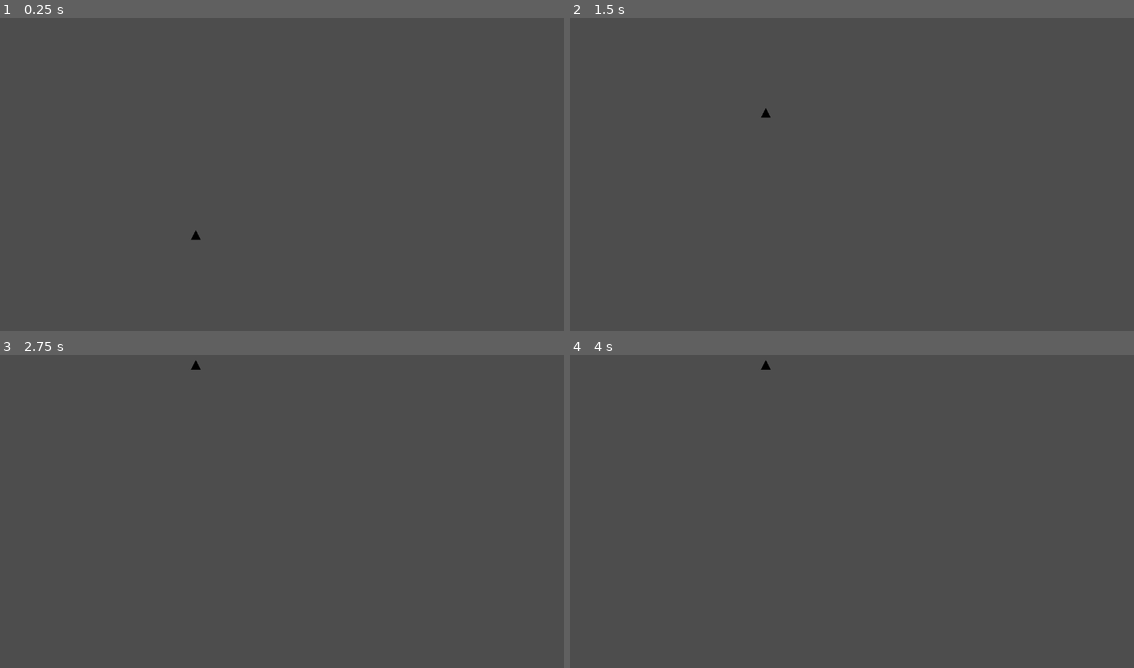
Above: before the commit, frames 1-4 (two rows, left to right).
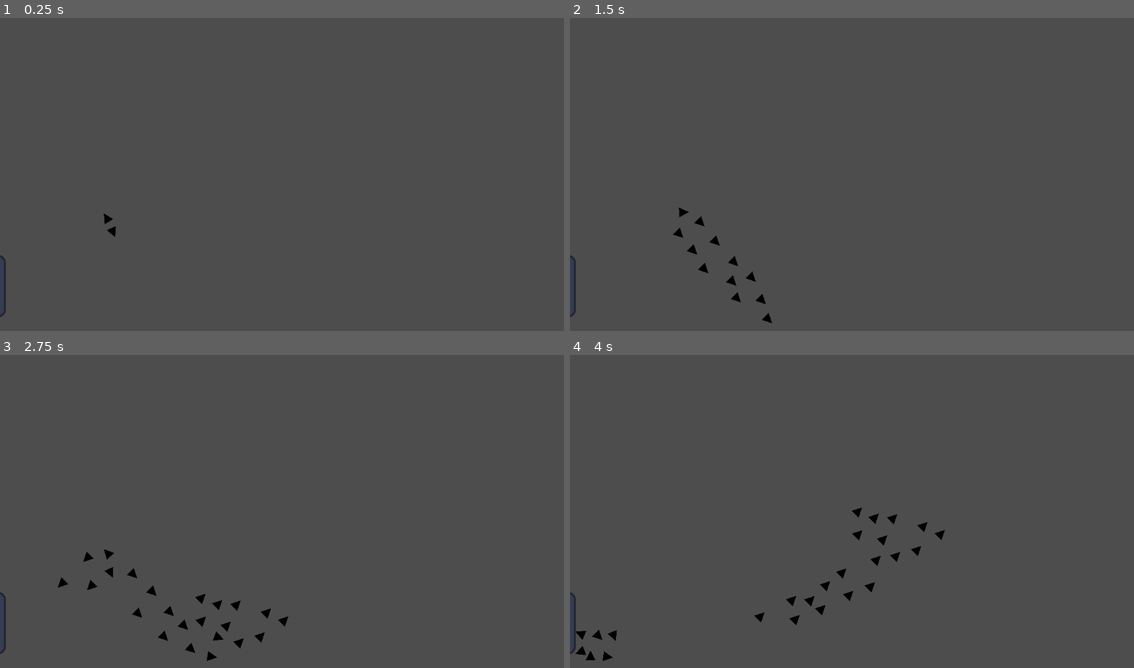
Above: after the commit, the same moments.

Repository: GrassTypeProgrammer/Medie-Z-val
Game: Godot game, scene res://levels/boid_test_level/boid_test_level.tscn
The game is run twice, just before and just after one commit, with the same random seed, the same clock (stepped at 60 frames per second) and the same inputs. This scene is started directly instead of the project's main scene. The engine's default icon, where the game draws it, is replaced by a stand-in: a white triangle on a blue panel in a dark square.
Inputs (mouse positions are in pixels of both pictures, inside the frame that each line leads up to):
- Up to frame 1 (0.25 s): no input
- Up to frame 2 (1.5 s): move the mouse to (976, 161) at 0.52 s; click (976, 161) at 0.6 s; move the mouse to (739, 193) at 1.27 s; click (739, 193) at 1.35 s
- Up to frame 3 (2.75 s): move the mouse to (338, 442) at 2.02 s; click (338, 442) at 2.1 s
- Up to frame 4 (4 s): move the mouse to (823, 577) at 2.77 s; click (823, 577) at 2.85 s; move the mouse to (1021, 561) at 3.52 s; click (1021, 561) at 3.6 s

The runs differ from the first frame. In frame 1, 0.2% of the frame differs, in the area x 0-36%, y 62-96%; in frame 2, 0.5%; in frame 3, 0.8%; in frame 4, 0.8%, in the area x 0-67%, y 1-98%.

Commit message:
Improved boid behaviour
Added cohesion, alignment, and separation to the boid movement.

Diff:
--- a/enemies/boid/boid.gd
+++ b/enemies/boid/boid.gd
@@ -1,14 +1,26 @@
 extends CharacterBody2D
 
+@export var _direction_right: bool;
+
+static var nextID:int = 0;
+var ID: int;
+
 var _direction: Vector2;
+var _velocity: Vector2;
 var _speed: int = 200;
+var _separation_distance: int = 40;
+var _max_speed: int = 200;
+
 @onready var _area: Area2D = $DetectionArea;
 #var _boid_scene = preload("res://enemies/boid/boid.tscn");
 var _neighbours:Array = [];
 
 # Called when the node enters the scene tree for the first time.
 func _ready():
-	_set_direction(Vector2.UP);
+	var rng = RandomNumberGenerator.new();
+	ID = nextID;
+	nextID+= 1;
+	_set_direction(Vector2(rng.randf_range(-1, 1), rng.randf_range(-1, 1)).normalized());
 	_area.area_entered.connect(_detected_neighbour);
 	_area.area_exited.connect(_remove_neighbour);
 
@@ -16,20 +28,61 @@
 # Called every frame. 'delta' is the elapsed time since the previous frame.
 func _physics_process(delta):
 #	velocity = _direction.normalized() * _speed;
-	move_and_collide(_direction.normalized() * _speed * delta );
+	self.rotation = Vector2(0, -1).angle_to(_direction);
+	_velocity = _direction.normalized() * _speed * delta;
+	var collision: KinematicCollision2D = move_and_collide(_velocity );
 
+	if(collision):
+		var collider = collision.get_collider();
+		if(collider.is_in_group('boid')):
+			print('boid');
+		_direction = _collision_reaction_direction(collision);
+	else:
+		_direction = _get_flock_direction();
+
+
+func _collision_reaction_direction(collision: KinematicCollision2D):
+	var n = collision.get_normal();
+	var u = (_velocity.dot(n) / n.dot(n)) * n;
+	var w = _velocity  - u;
+	var newDirection = (w-u).normalized();
+	return newDirection;
 
 func _set_direction(direction: Vector2):
 	_direction = direction;
 
+func _get_flock_direction()->Vector2:
+	var separation = Vector2();
+	var heading = _direction;
+	var cohesion = Vector2();
+
+	for neighbour in _neighbours:
+		heading += neighbour._get_direction();
+		cohesion += neighbour.position;
+
+		var distance = self.position.distance_to(neighbour.position);
+
+		if(distance < _separation_distance):
+			separation -= (neighbour.position - self.position).normalized() * (_separation_distance / distance *_speed);
+
+	if _neighbours.size()>0:
+		heading /= _neighbours.size();
+		cohesion /= _neighbours.size();
+		var center_direction = self.position.direction_to(cohesion);
+		var center_speed = _max_speed * self.position.distance_to(cohesion)/$DetectionArea/CollisionShape2D.shape.radius;
+		cohesion = center_direction * center_speed;
+
+	return (_direction + separation *0.5 + heading * 0.5 + cohesion * 0.1).clamp(Vector2(-_max_speed, -_max_speed),Vector2(_max_speed, _max_speed));
+
 func _detected_neighbour(area: Area2D ):
-	if(area.is_in_group('boid')):
+	if(area.owner.is_in_group('boid')):
 		_neighbours.append(area.owner);
-		print(_neighbours.size());
 
+func _get_direction()->Vector2:
+	return _direction;
 
 func _remove_neighbour(area: Area2D):
-	if(area.is_in_group('boid')):
-		var index = _neighbours.find(area);
+	if(area.owner.is_in_group('boid')):
+		var index = _neighbours.find(area.owner);
 		if(index != -1):
 			_neighbours.remove_at(index);
--- a/enemies/boid/boid.tscn
+++ b/enemies/boid/boid.tscn
@@ -6,15 +6,17 @@
 [sub_resource type="CircleShape2D" id="CircleShape2D_xhgi2"]
 
 [sub_resource type="CircleShape2D" id="CircleShape2D_utq0f"]
-radius = 26.0192
+radius = 38.0
 
 [node name="boid" type="CharacterBody2D" groups=["boid"]]
+slide_on_ceiling = false
 script = ExtResource("1_o3hxm")
 
 [node name="CollisionShape2D" type="CollisionShape2D" parent="."]
 shape = SubResource("CircleShape2D_xhgi2")
 
 [node name="Sprite2D" type="Sprite2D" parent="."]
+position = Vector2(0, -2)
 scale = Vector2(0.1, 0.1)
 texture = ExtResource("1_5xqpy")
 
--- a/enemies/boid_spawner/boid_spawner.gd
+++ b/enemies/boid_spawner/boid_spawner.gd
@@ -2,7 +2,8 @@
 
 var _boid_scene = preload("res://enemies/boid/boid.tscn");
 var _timer: float;
-var _spawnTime: float = .5;
+var _spawnTime: float = .1;
+var _counter: int = 0;
 
 func _ready():
 	_timer = _spawnTime;
@@ -11,7 +12,8 @@
 func _process(delta):
 	_timer -= delta;
 
-	if(_timer <= 0):
+	if(_counter < 25 && _timer <= 0):
 		_timer = _spawnTime;
 		var boid = _boid_scene.instantiate();
 		add_child(boid);
+		_counter+= 1;
--- a/levels/boid_test_level/boid_test_level.tscn
+++ b/levels/boid_test_level/boid_test_level.tscn
@@ -1,7 +1,7 @@
 [gd_scene load_steps=4 format=3 uid="uid://cf2m3irnpoiys"]
 
-[ext_resource type="PackedScene" uid="uid://dohfarltvx8c" path="res://enemies/boid/boid.tscn" id="1_hv70h"]
 [ext_resource type="PackedScene" uid="uid://dgnn47rpn2dn3" path="res://enemies/boid_spawner/boid_spawner.tscn" id="2_87t8v"]
+[ext_resource type="Texture2D" uid="uid://kfitohfjdy2n" path="res://icon.svg" id="3_svek0"]
 
 [sub_resource type="RectangleShape2D" id="RectangleShape2D_f6drd"]
 size = Vector2(1165, 20)
@@ -41,9 +41,9 @@
 position = Vector2(572.5, 0)
 shape = SubResource("RectangleShape2D_f6drd")
 
-[node name="boid" parent="." instance=ExtResource("1_hv70h")]
-position = Vector2(400, 494)
+[node name="BoidSpawner" parent="." instance=ExtResource("2_87t8v")]
+position = Vector2(220, 413)
 
-[node name="BoidSpawner" parent="." instance=ExtResource("2_87t8v")]
-visible = false
-position = Vector2(234, 501)
+[node name="Sprite2D" type="Sprite2D" parent="."]
+position = Vector2(-52, 549)
+texture = ExtResource("3_svek0")
